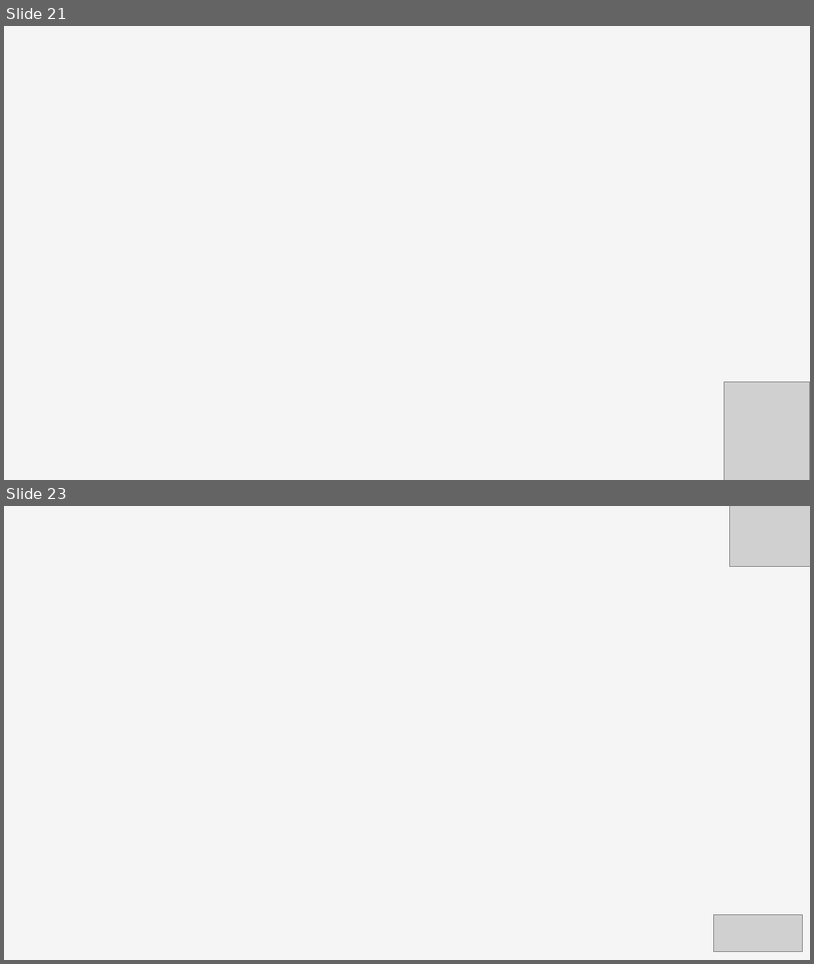
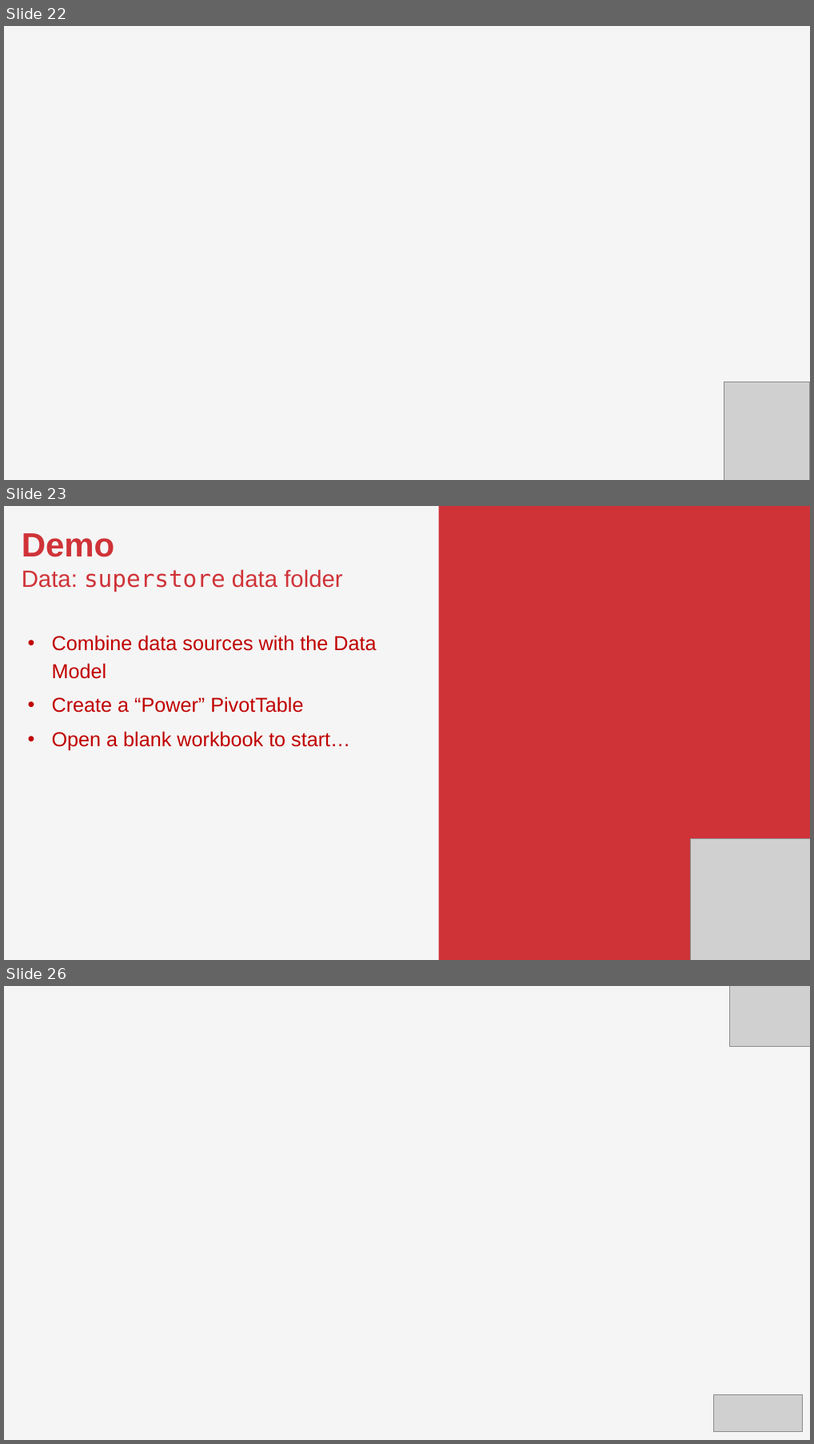
Before and after one commit to stringfestdata/pivot-table-dashboards-reports, a slide deck: pivot-table-dashboards-reports.pptx. Shown one above the other, each under a label of ours: slides 21 and 23 before the commit, slides 22, 23 and 26 after it; the slides between them are not shown. The pictures are 814x964 and 814x1444 pixels, drawn with LibreOffice and Linux fonts; fonts in the diff are those of the drawing; grey boxes stand for pictures; background and template pictures are left out. Boxes give left, top, right and bottom in pixels: in the first picture for what was removed or moved away, otherwise in the second. Text is boxed around its words. In the diff, an @@ line names an element or a change of style, - is before the commit and + after.

```diff
--- a/pivot-table-dashboards-reports.pptx
+++ b/pivot-table-dashboards-reports.pptx
@@ slide 23 added at (4,506,810,960), background #F5F5F5 @@
@@ rectangle added at (439,506,810,960), fill #CF3338 @@
@@ text added at (22,533,376,751), 24 pt, text #C00000 @@
+Demo
+Data: superstore data folder
+• Combine data sources with the Data Model
+• Create a “Power” PivotTable
+• Open a blank workbook to start…
@@ picture added at (691,839,810,960) @@
@@ what was slide 21 is now slide 22 @@
@@ what was slide 23 is now slide 26 @@
```
Also in this commit, not shown: 3 slides changed, 3 other slides added, 1 slide removed, 47 other files.
